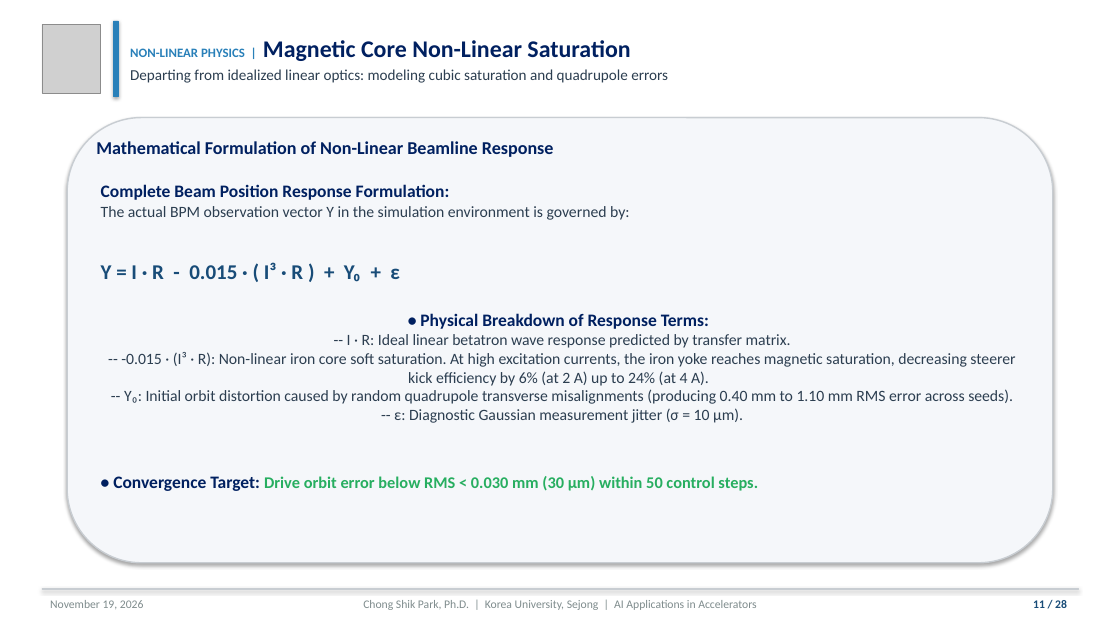
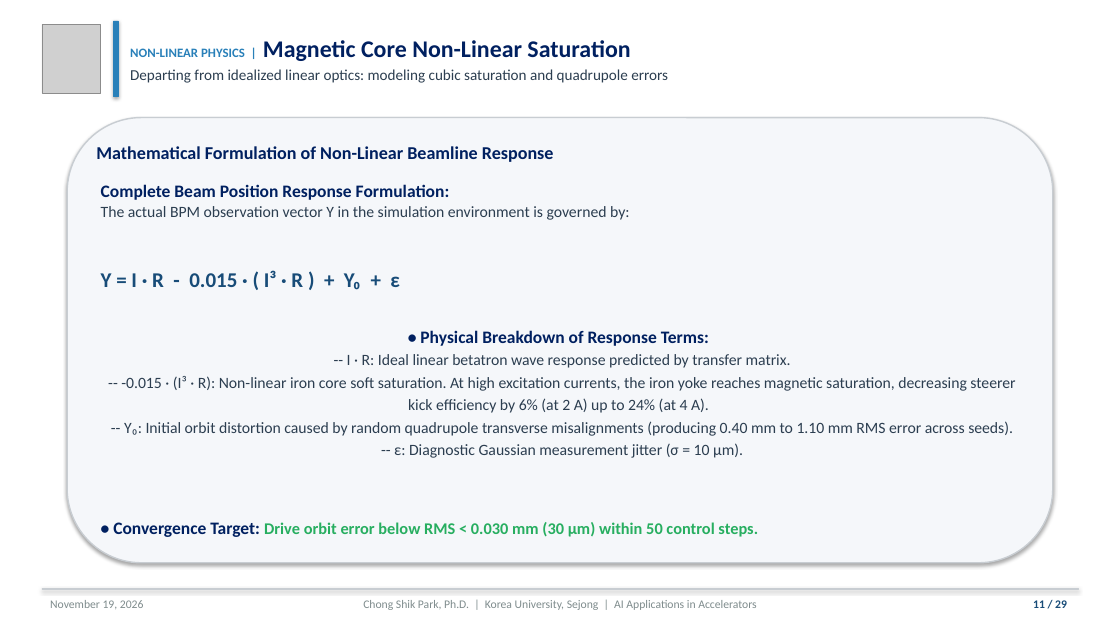
Before and after one commit to cspark7701/ai4acc-mini-hackathon, a slide deck: slide 11 of presentations/Lecture_1_AI_ML_Foundations_and_Control.pptx. Drawn at 1120x630 pixels with LibreOffice and Linux fonts; fonts in the diff are those of the drawing; grey boxes stand for pictures. Boxes give left, top, right and bottom in pixels: in the first picture for what was removed or moved away, otherwise in the second. Text is boxed around its words. In the diff, an @@ line names an element or a change of style, - is before the commit and + after.

```diff
--- a/presentations/Lecture_1_AI_ML_Foundations_and_Control.pptx
+++ b/presentations/Lecture_1_AI_ML_Foundations_and_Control.pptx
@@ text "Mathematical Formulation of Non-Linear Beamline ..." at [96, 146, 554, 162]: line spacing 1 to 1.19 @@
@@ text "Complete Beam Position Response Formulation: ..." at [101, 184, 1015, 537]: line spacing 1 to 1.19 @@
```
Also in this commit, not shown: 27 other slides changed, 1 slide added, 10 other files.
